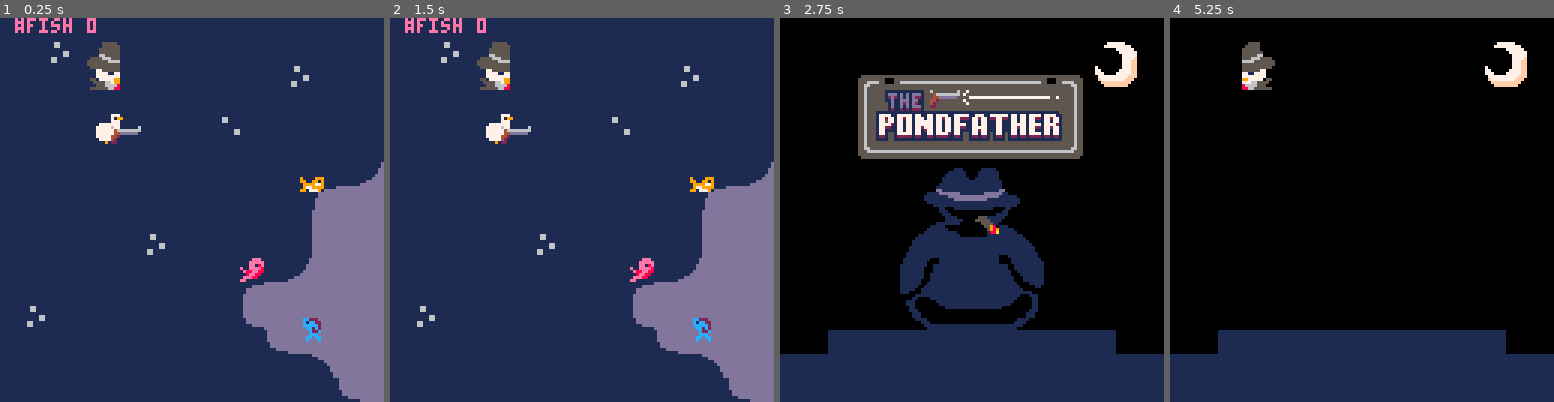
Above: before the commit, frames 1-4 (left to right).
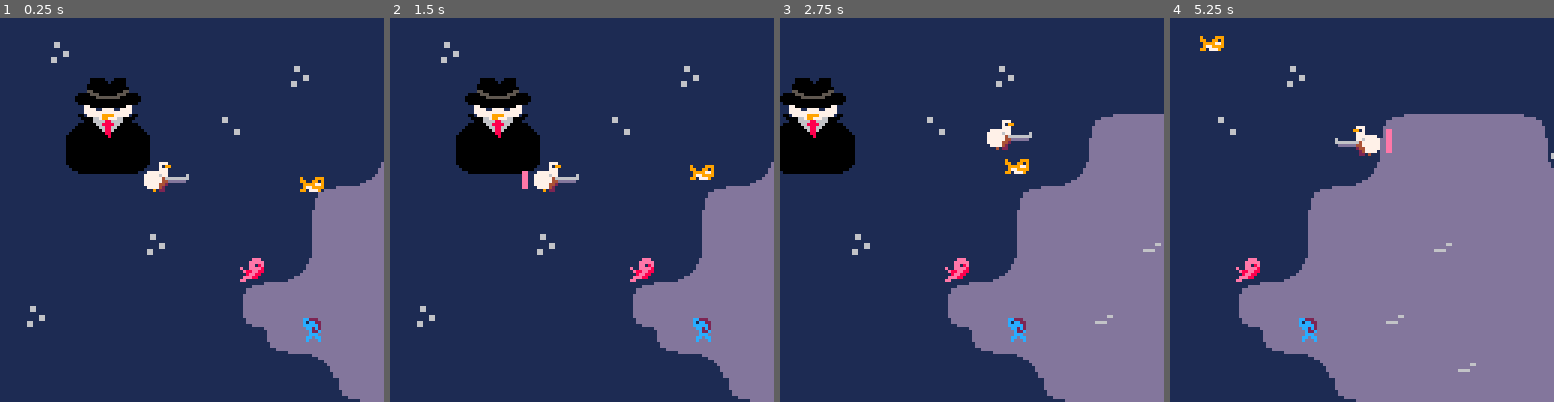
Above: after the commit, the same moments.

Repository: MoTheMelon/PicoProjects
Game: PICO-8 cartridge game jam/chonkyduck.p8
The game is run twice, just before and just after one commit, with the same random seed, the same clock (stepped at 60 frames per second) and the same inputs.
Inputs:
- Up to frame 1 (0.25 s): no input
- Up to frame 2 (1.5 s): tap X (X key) at 0.33, 1.07 s; tap O (Z key) at 0.7 s
- Up to frame 3 (2.75 s): hold Right 1.6-2.1 s; tap O (Z key) at 1.7, 2.1, 2.5 s; tap X (X key) at 1.85 s; hold Up 2.15-2.42 s; hold Right from 2.47 s (still down)
- Up to frame 4 (5.25 s): tap O (Z key) every 0.4 s from 2.9 to 4.9 s; tap X (X key) at 2.97, 4.08, 5.2 s; release Right at 3.03 s; hold Left 3.08-3.58 s; hold Down 3.63-3.97 s; hold Right 4.02-4.68 s; hold Up 4.73-5.03 s; hold Left from 5.08 s (still down)

The runs differ from the first frame. In frame 1, 5.6% of the frame differs, in the area x 3-50%, y 0-46%; in frame 2, 5.9%; in frame 3, 78%; in frame 4, 94%, in the area x 0-100%, y 0-100%.

Commit message:
he's black now

Diff:
--- a/game jam/chonkyduck.p8
+++ b/game jam/chonkyduck.p8
@@ -2,8 +2,8 @@
 version 42
 __lua__
 function _init()
-    x = 4*8
-    y = 4*8
+    x = 6*8
+    y = 6*8
 
     bx = 0
     by = 0
@@ -24,6 +24,22 @@
     create_enemy(100,50,"orange")
     create_enemy(80,80,"red")
 
+    pondfather = {
+        x = 20,
+        y = 20
+    }
+    -- init dialogue system
+    dialogue = {
+        active = false,
+        text = "",
+        shown = "",
+        index = 0,
+        delay = 0,
+        box_y = 100,
+        speed = 2 -- smaller = faster
+    }
+
+
     picked_up_fish = {}
 
     debug_lines = {}
@@ -36,6 +52,8 @@
 
     duck_swim = {7}
     duck_swim_spd = 0.5
+
+    cigar_frames = {132,133,132,134}
 
     player_status = {
         {duck_run,duck_run_spd},
@@ -76,28 +94,38 @@
 function _update()
     if game_mode == "title" then
         camera(112*8, 16*8)
-        if btnp(5) then game_mode = "playing" end
-
-    else
-        if btnp(5) then game_mode = "title" end
+        --if btnp(5) then game_mode = "playing" end
+
+    else
+        --if btnp(5) then game_mode = "title" end
         if fishing then
             fishing_movement()
         else
             player_move()
-            check_quack()
+            --check_quack()
             check_fired_gun()
             get_collided_enemy()
             collect_enemies()
         end
     end
-
-
+    update_dialogue()
+
+    -- if (btnp(5) and not dialogue.active) then
+    --     start_dialogue("hello, traveler. beware the pondfather...")
+    -- end
+    if (btnp(5) and not dialogue.active) then
+        local dx = x - (pondfather.x + 16)
+        local dy = y - (pondfather.y + 16)
+        if (dx*dx + dy*dy < 16*16) then
+            start_dialogue("greetings, child... the pondfather watches.")
+        end
+    end
 end
 
 function _draw()
     cls()
     map()
-    show_debug()
+    --show_debug()
     if game_mode == "title" then
         draw_title_screen()
     else
@@ -105,6 +133,7 @@
             camera(112*8,0)
             draw_duck_fishing(118*8,fishing_y)
         else
+            draw_chonky_duck()
             draw_duck(x,y)
             draw_enemies()
             draw_player_gun()
@@ -112,13 +141,99 @@
             draw_bullet()
             draw_reload()
             cam_follow()
-            draw_chonky_duck()
+
             draw_picked_up_fish()
         end
     end
-
-
-end
+    draw_npc_prompt()
+    draw_dialogue()
+
+
+end
+
+
+function draw_npc_prompt()
+    local dx = x - (pondfather.x + 16)
+    local dy = y - (pondfather.y + 16)
+    local r = 16
+
+    if (dx*dx + dy*dy < r*r and not dialogue.active) then
+        local prompt = "\f6❎\f7 talk"
+        local px = pondfather.x + 22 - (#prompt*2)//2
+        local py = pondfather.y - 10
+
+        -- background box (optional)
+        --rectfill(px-2, py-2, px+#prompt*4, py+6, 0)
+        -- text
+        print(prompt, px, py, 7)
+    end
+end
+…(4 lines of a section not shown)…
+function start_dialogue(new_text)
+    dialogue.active = true
+    dialogue.text = new_text
+    dialogue.shown = ""
+    dialogue.index = 0
+    dialogue.delay = 0
+end
+
+function update_dialogue()
+    if dialogue.active then
+        dialogue.delay += 1
+        if dialogue.delay >= dialogue.speed and dialogue.index < #dialogue.text then
+            dialogue.index += 1
+            local raw = sub(dialogue.text, 1, dialogue.index)
+            dialogue.shown = wrap_text(raw, 28) -- wrap at ~28 characters per line
+            dialogue.delay = 0
+
+            -- play sound for visible characters
+            local c = sub(dialogue.text, dialogue.index, dialogue.index)
+            if (c != " " and dialogue.index % 2 == 0) then
+                --sfx(08, 3, rnd(32), 3) -- random pitch offset
+                sfx(08)
+            end
+        end
+
+        -- advance dialogue when finished
+        if (btnp(4) or btnp(5)) and dialogue.index >= #dialogue.text then
+            dialogue.active = false
+        end
+    end
+end
+
+function draw_dialogue()
+    if dialogue.active then
+        -- textbox background
+        rectfill(4, dialogue.box_y, 123, dialogue.box_y + 23, 0)
+        rect(4, dialogue.box_y, 123, dialogue.box_y + 23, 7)
+        -- text
+        print(dialogue.shown, 8, dialogue.box_y + 6, 7)
+    end
+end
+function wrap_text(txt, limit)
+    local out = ""
+    local line = ""
+    for word in all(split(txt, " ")) do
+        if (#line + #word + 1 <= limit) then
+            line ..= word .. " "
+        else
+            out ..= line .. "\n"
+            line = word .. " "
+        end
+    end
+    out ..= line
+    return out
+end
+…(7 lines of a section not shown)…
 
 function show_debug()
     for i = 1, #debug_lines do
@@ -311,9 +426,12 @@
 end
 
 function draw_chonky_duck()
-    local chonk = 132
-    if quack then chonk = 130 else chonk = 128 end
-    spr(chonk,3*8,8,2,2)
+    local chonk = 128
+    palt(15,true)
+    palt(0,false)
+    spr(chonk,pondfather.x,pondfather.y,4,4)
+    palt(0, true)
+    palt(15,false)
 end
 
 function check_quack()
Not shown, changed: 32 lines of the sprite sheet (__gfx__) section of game jam/chonkyduck.p8
Not shown, changed: the sound effects (__sfx__) section of game jam/chonkyduck.p8
